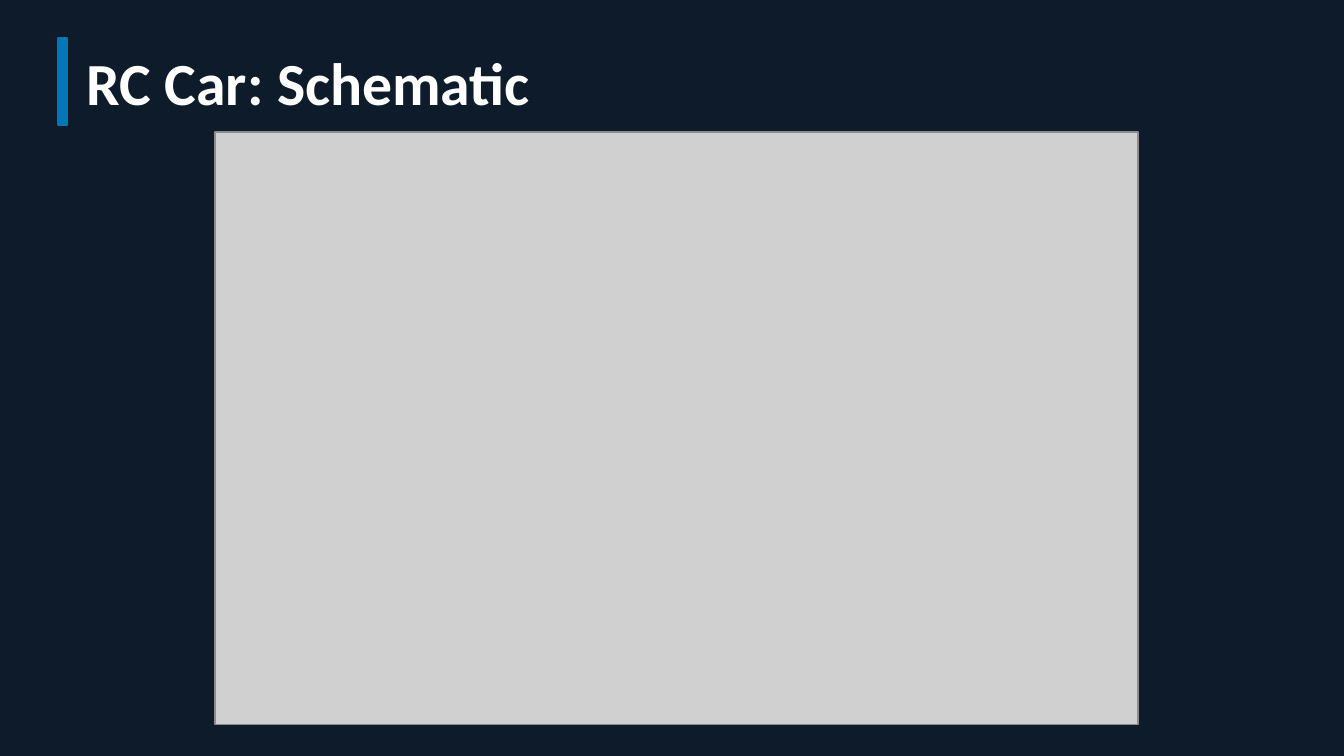
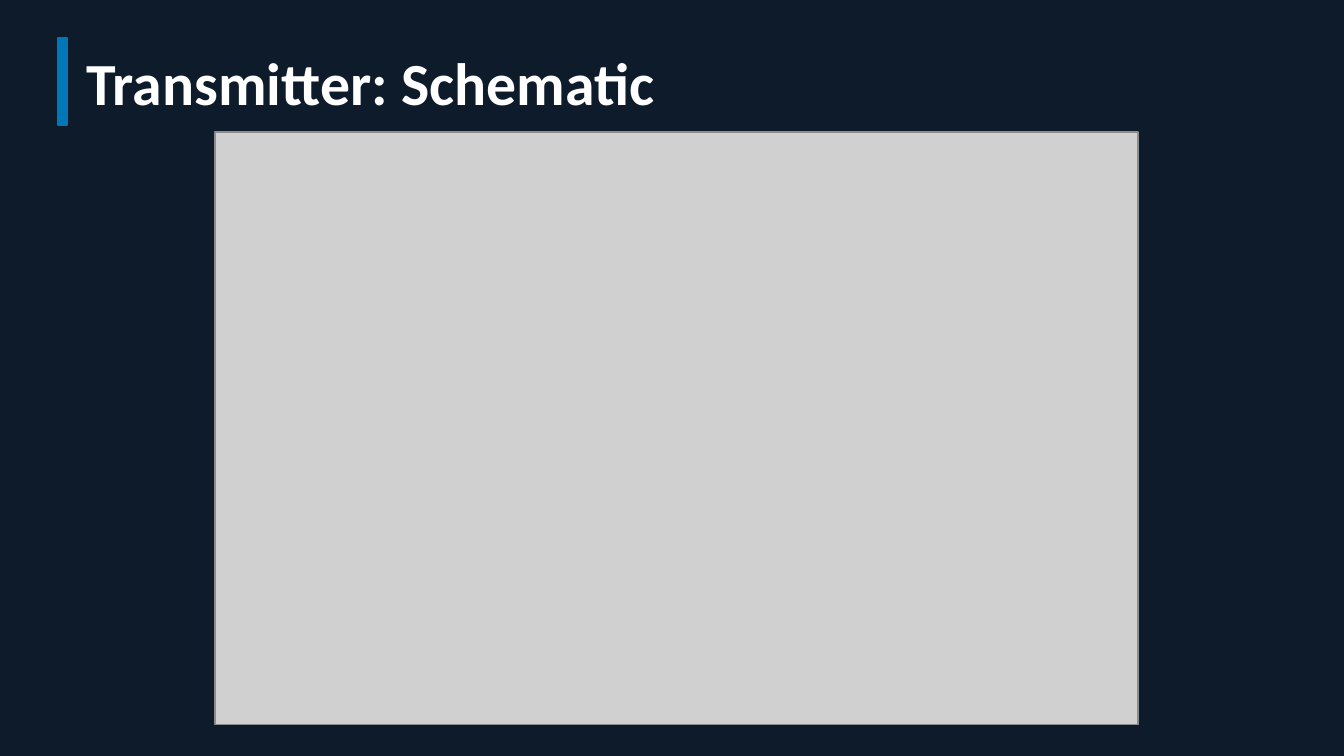
Before and after one commit to eam95/RC_Car_Mark_I, a slide deck: slide 8 of RC_Car_Presentation.pptx. Drawn at 1344x756 pixels with LibreOffice and Linux fonts; fonts in the diff are those of the drawing; grey boxes stand for pictures. Boxes give left, top, right and bottom in pixels: in the first picture for what was removed or moved away, otherwise in the second. Text is boxed around its words. In the diff, an @@ line names an element or a change of style, - is before the commit and + after.

```diff
--- a/RC_Car_Presentation.pptx
+++ b/RC_Car_Presentation.pptx
@@ text at (86, 63, 654, 106): text changed @@
-RC Car: Schematic
+Transmitter: Schematic
```
Also in this commit, not shown: 3 other slides changed, 3 other files.
